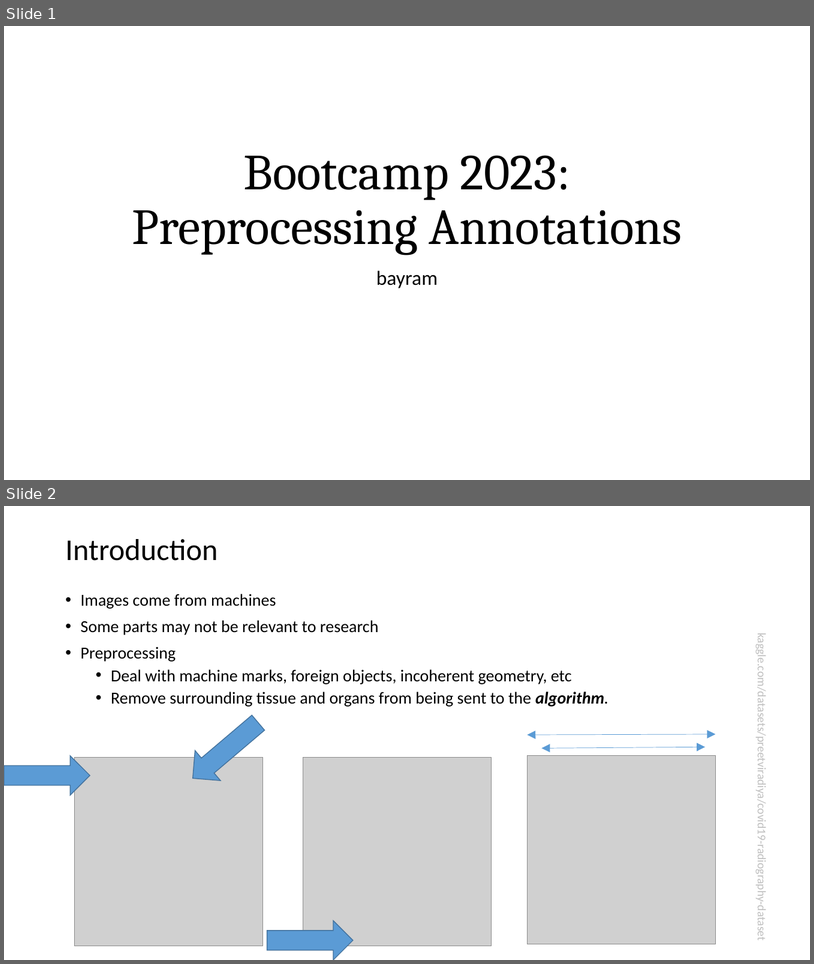
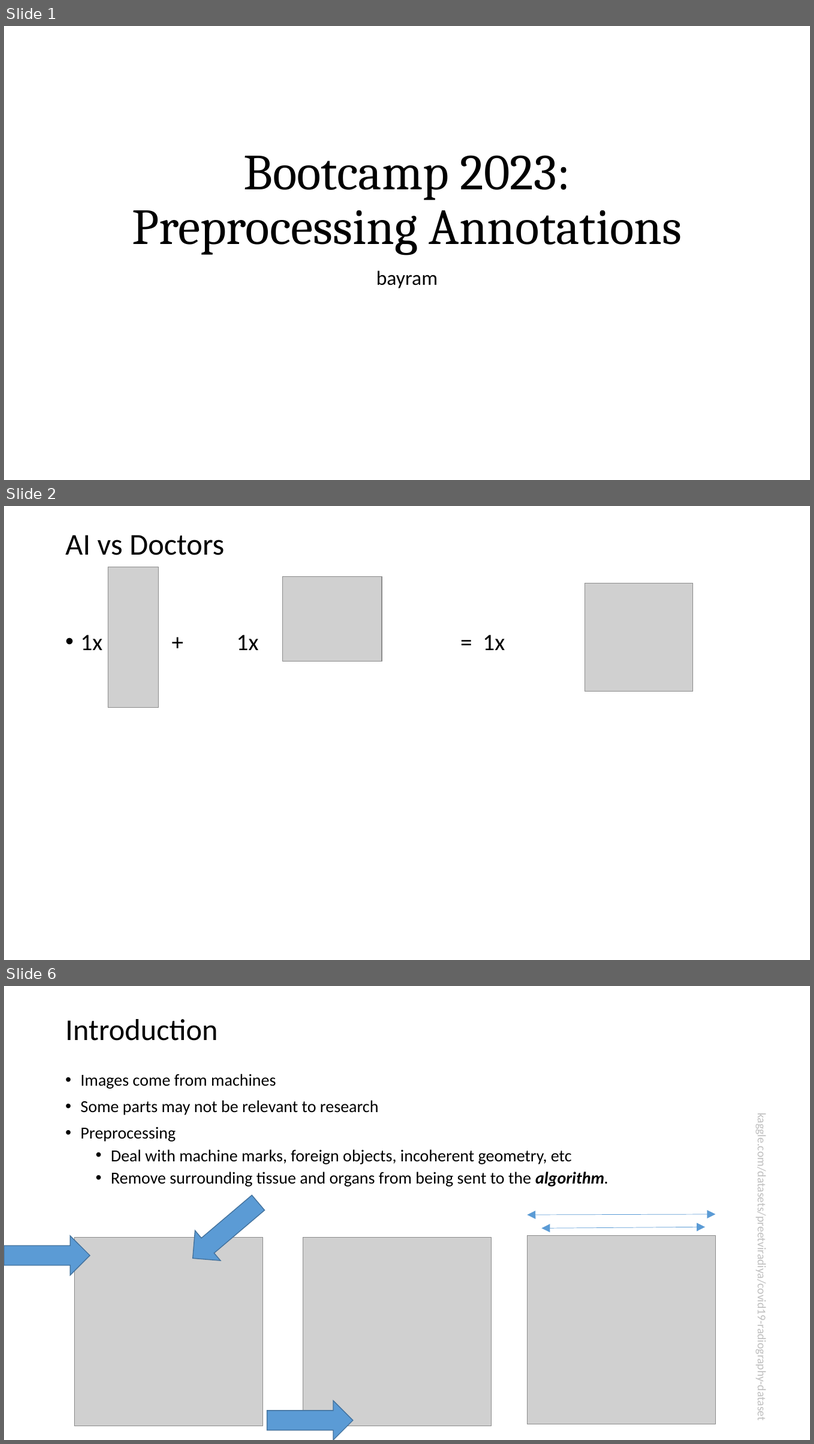
Before and after one commit to wake-forest-ctsi/CALIBIR-boot-camp, a slide deck: bootcamp_02/pythons/bootcamp 2023 v0.pptx. Shown one above the other, each under a label of ours: slides 1 and 2 before the commit, slides 1, 2 and 6 after it; the slides between them are not shown. The pictures are 814x964 and 814x1444 pixels, drawn with LibreOffice and Linux fonts; fonts in the diff are those of the drawing; grey boxes stand for pictures. Boxes give left, top, right and bottom in pixels: in the first picture for what was removed or moved away, otherwise in the second. Text is boxed around its words. In the diff, an @@ line names an element or a change of style, - is before the commit and + after.

```diff
--- a/bootcamp_02/pythons/bootcamp 2023 v0.pptx
+++ b/bootcamp_02/pythons/bootcamp 2023 v0.pptx
@@ slide 2 added at bbox=[4, 506, 810, 960], background #FFFFFF @@
@@ title added at bbox=[65, 535, 224, 555], 36 pt, text #000000 @@
+AI vs Doctors
@@ picture added at bbox=[108, 567, 159, 708] @@
@@ picture added at bbox=[283, 577, 382, 661] @@
@@ picture added at bbox=[585, 583, 693, 691] @@
@@ text added at bbox=[81, 634, 505, 650], 28 pt, text #000000 @@
+• 1x + 1x = 1x
@@ what was slide 2 is now slide 6 @@
```
Also in this commit, not shown: 3 slides changed, 4 other slides added, 2 other files.
